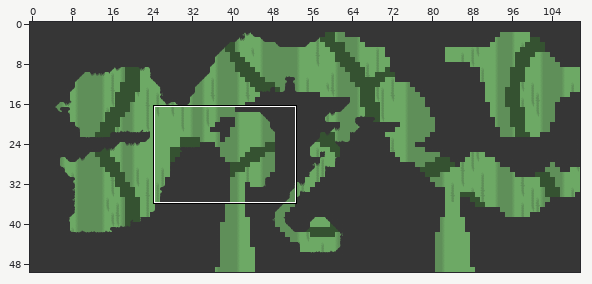
Level history. Tiled map: Game/maps/TiledMap.tmx. Above, an overview of the earlier version with the close-up marked.
Close-up. The starting point:
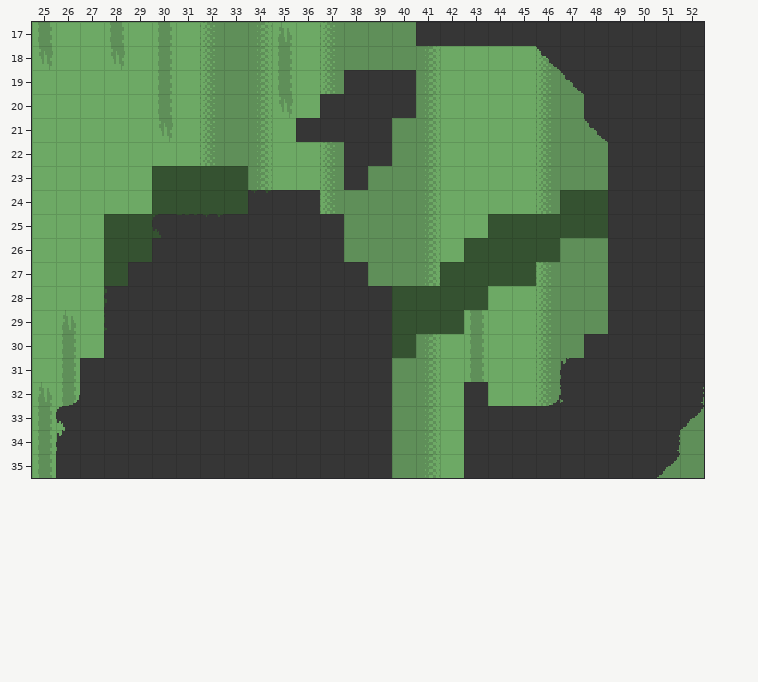
Cells are 16x16 px. Shown: x 25..52, y 17..35. The commit also changed other parts of the map, which this record leaves out.
Once edited:
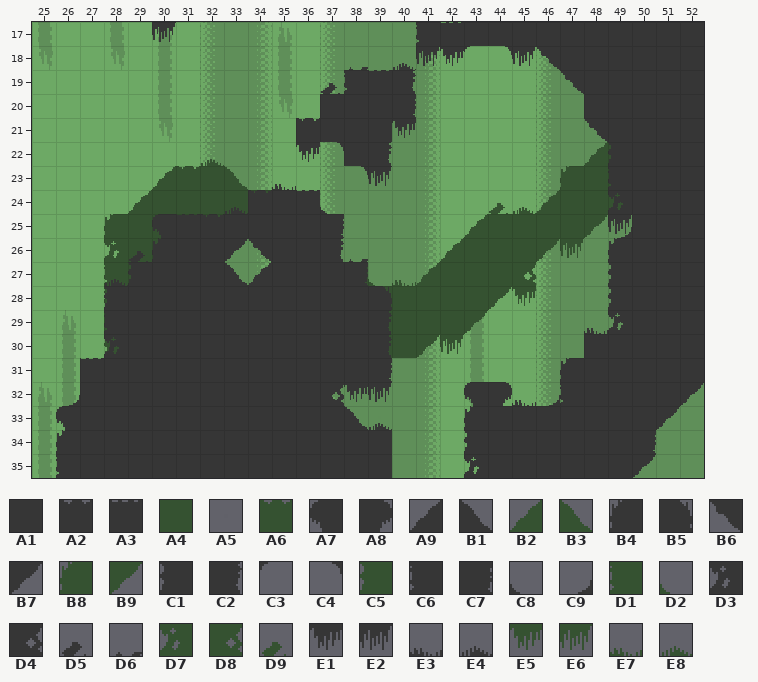
Key: from "1a Capa": A1 0, A2 2, A3 3, A4 4, A5 5, A6 6, A7 8, A8 9, A9 10, B1 11, B2 14, B3 15, B4 16, B5 17, B6 18, B7 19, B8 20, B9 23, C1 24, C2 25, C3 26, C4 27, C5 28, C6 32, C7 33, C8 34, C9 35, D1 36, D2 38, D3 40, D4 41, D5 42, D6 43, D7 44, D8 45, D9 46, E1 48, E2 49, E3 50, E4 51, E5 52, E6 53, E7 54, E8 55.
__ is an empty cell.
Tiles replaced or removed in this view: A1, A4, A5, B7, C7.
Edits made:
Changed rows in their new state; .. is an unchanged cell.
Layer "2nd Layer":
first column x 28:
22 .. .. .. .. E8 .. .. .. .. .. .. .. .. .. .. .. .. .. .. .. B2 A4
23 .. .. B2 A6 .. B3 .. .. .. .. .. .. .. .. .. .. .. .. .. B8 A4 A4
24 .. B2 .. .. .. .. .. .. .. .. .. .. .. .. .. .. D9 E8 B2 .. .. ..
25 B8 .. .. .. .. .. .. .. .. .. .. .. .. .. .. B2 .. .. .. .. B9 C9
26 D7 .. .. .. .. .. .. .. .. .. .. .. .. .. B2 .. .. .. B9 E6 .. ..
27 D1 .. .. .. .. .. .. .. .. .. A4 D2 E7 B2 .. .. .. D8 .. .. .. ..
28 D1 .. .. .. .. .. .. .. .. .. .. A4 .. .. .. .. B9 E5 .. .. .. ..
29 .. .. .. .. .. .. .. .. .. .. .. A4 .. .. .. B9 .. .. .. .. .. ..
30 C5 .. .. .. .. .. .. .. .. .. .. A4 .. B9 E6 .. .. .. .. .. .. ..
Layer "1st Layer":
first column x 26:
17 .. .. .. .. E2 .. .. .. .. .. .. .. .. .. .. C6 A3 .. .. .. .. .. .. .. .. .. ..
18 .. .. .. .. .. .. .. .. .. .. .. .. D6 .. E4 E2 E1 C3 C4 E2 .. .. .. .. .. .. ..
19 .. .. .. .. .. .. .. .. .. .. .. D5 C6 A3 C2 .. .. .. .. .. .. .. .. .. .. .. ..
20 .. .. .. .. .. .. .. .. .. .. .. .. .. .. C7 .. .. .. .. .. .. .. .. .. .. .. ..
21 .. .. .. .. .. .. .. .. .. .. A2 .. .. .. E1 .. .. .. .. .. .. .. .. .. .. .. ..
22 .. .. .. .. .. .. .. .. .. .. E1 C4 .. C2 .. .. .. .. .. .. .. .. .. C1 .. .. ..
23 .. .. .. .. .. .. .. .. .. E3 .. .. C4 E2 .. .. .. .. .. .. .. .. .. C6 .. .. ..
24 .. .. .. .. .. .. .. E4 .. .. A3 C8 .. .. .. .. .. .. .. .. .. .. .. D3 .. .. ..
25 .. .. .. .. .. .. .. .. .. .. .. C7 .. .. .. .. .. .. .. .. .. .. .. E2 .. .. ..
26 .. .. .. D5 B4 .. .. B7 B6 .. .. C2 D6 .. .. .. .. .. .. .. .. .. .. B4 .. .. ..
27 .. .. E4 C1 .. .. .. B1 A9 .. .. .. C7 .. .. .. .. .. .. .. .. .. .. C1 .. .. ..
28 .. .. .. .. .. .. .. .. .. .. .. .. .. B5 .. .. .. .. .. .. .. .. .. C1 .. .. ..
29 .. .. .. .. .. .. .. .. .. .. .. .. .. C2 .. .. .. .. .. .. .. .. E3 D3 .. .. ..
30 .. .. D3 .. .. .. .. .. .. .. .. .. .. C2 .. .. .. .. .. .. .. .. .. .. .. .. ..
31 .. A3 .. .. .. .. .. .. .. .. .. .. .. C7 .. .. .. .. .. .. .. .. .. .. .. .. ..
32 .. .. .. .. .. .. .. .. .. .. .. D4 E1 E2 .. .. .. A7 A8 E3 .. .. .. .. .. .. B7
33 .. .. .. .. .. .. .. .. .. .. .. .. B1 E4 .. .. .. B4 .. .. .. .. .. .. .. B7 __
34 .. .. .. .. .. .. .. .. .. .. .. .. .. .. .. .. .. C1 .. .. .. .. .. .. C7 __ ..
35 C6 .. .. .. .. .. .. .. .. .. .. .. .. .. .. .. .. D3 .. .. .. .. .. .. B7 __ ..
Layer "Collision":
first column x 38:
23 __
first column x 44:
32 A5 .. .. .. .. .. .. .. __
33 .. .. .. .. .. .. .. __ ..
34 .. .. .. .. .. .. .. __ ..
35 .. .. .. .. .. .. __ .. ..
Where, in picture pixels (left, top, right, bottom), the same in both close-ups:
added: (152, 22, 176, 42)
changed: (272, 22, 632, 474)
changed: (104, 159, 271, 307)
changed: (81, 337, 119, 359)
changed: (633, 383, 704, 478)
changed: (56, 457, 59, 475)
